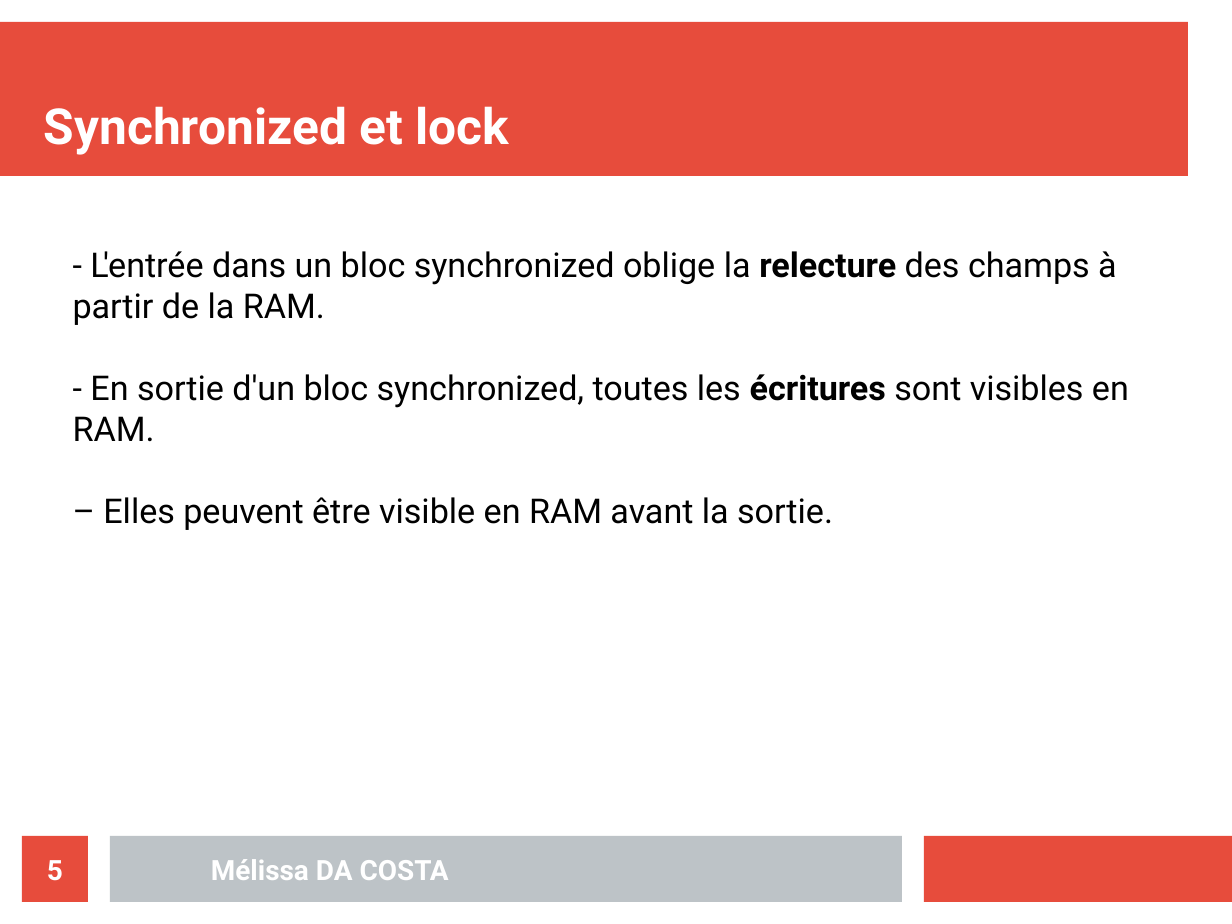
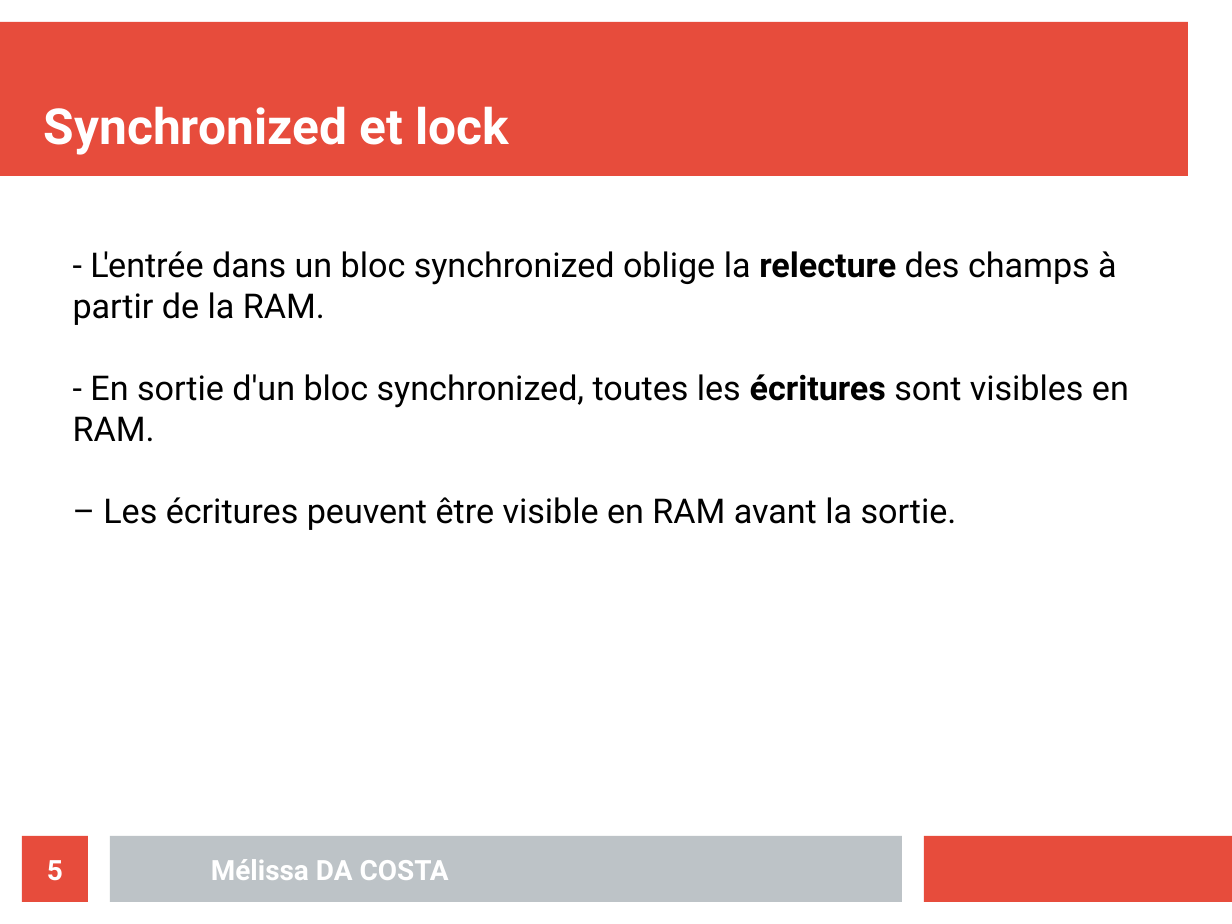
Before and after one commit to MelissaDaCosta/struct_conc, a slide deck: slide 5 of TP2/Mélissa_DA_COSTA_slides_TP02.odp. Drawn at 1232x924 pixels with LibreOffice and Linux fonts; fonts in the diff are those of the drawing. Boxes give left, top, right and bottom in pixels: in the first picture for what was removed or moved away, otherwise in the second. Text is boxed around its words. In the diff, an @@ line names an element or a change of style, - is before the commit and + after.

```diff
--- a/TP2/Mélissa_DA_COSTA_slides_TP02.odp
+++ b/TP2/Mélissa_DA_COSTA_slides_TP02.odp
@@ text at (103, 497, 957, 530): text changed @@
-– Elles peuvent être visible en RAM avant la sortie.
+– Les écritures peuvent être visible en RAM avant la sortie.
```
Also in this commit, not shown: 1 other slide changed, 8 other files.
